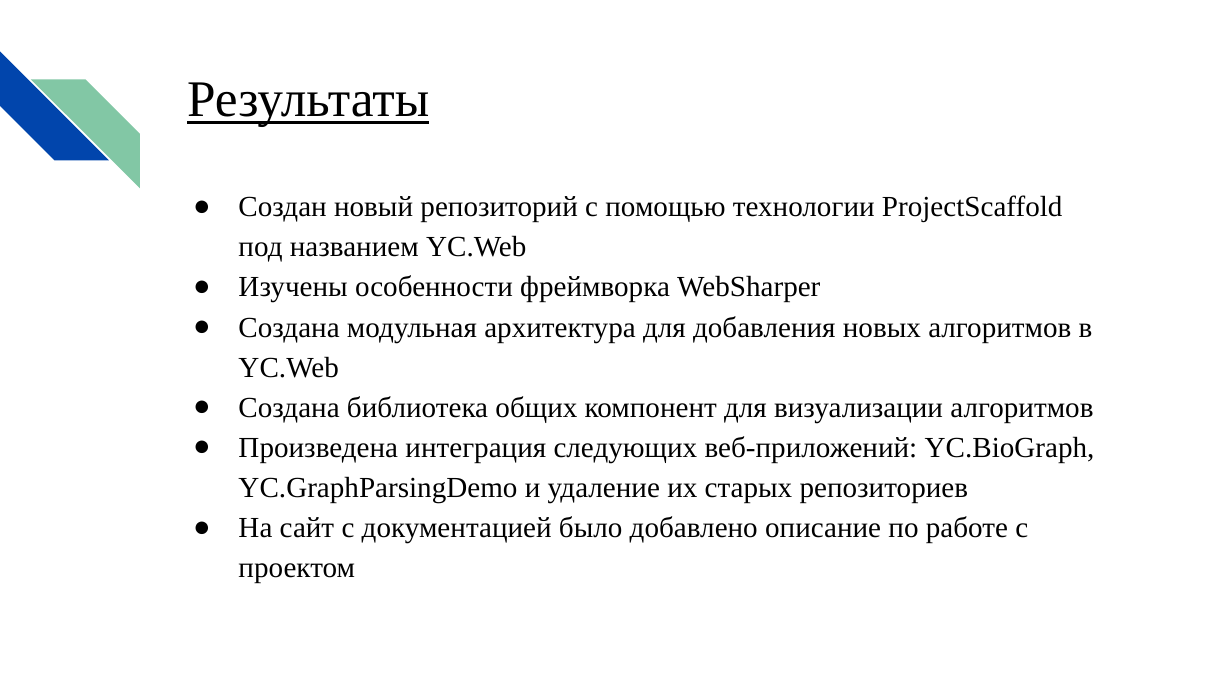
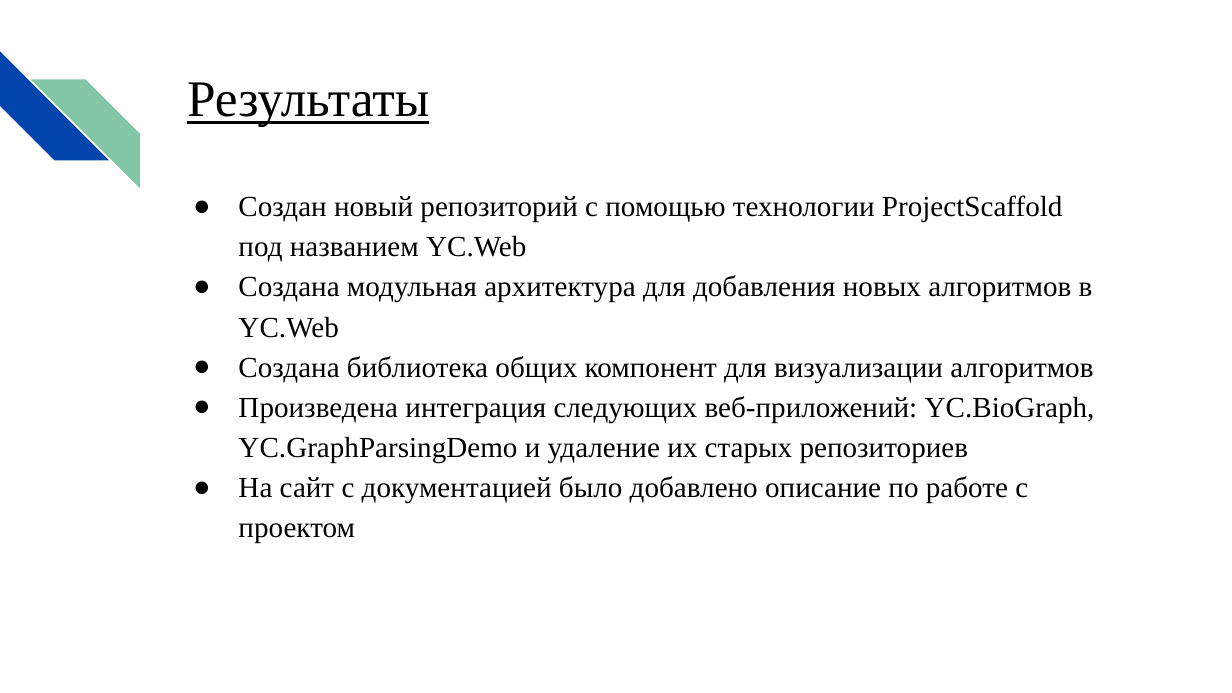
Before and after one commit to YaccConstructor/articles, a slide deck: slide 13 of 2017/diploma/ShalamovRoman/slides/slides.pptx (slide 12 before the commit). Drawn at 1232x693 pixels with LibreOffice and Linux fonts; fonts in the diff are those of the drawing. Boxes give left, top, right and bottom in pixels: in the first picture for what was removed or moved away, otherwise in the second. Text is boxed around its words. In the diff, an @@ line names an element or a change of style, - is before the commit and + after.

```diff
--- a/2017/diploma/ShalamovRoman/slides/slides.pptx
+++ b/2017/diploma/ShalamovRoman/slides/slides.pptx
@@ text at (238, 275, 820, 302): paragraph removed @@
-● Изучены особенности фреймворка WebSharper
```
Also in this commit, not shown: 6 other slides changed, 1 slide added, 3 other files.
